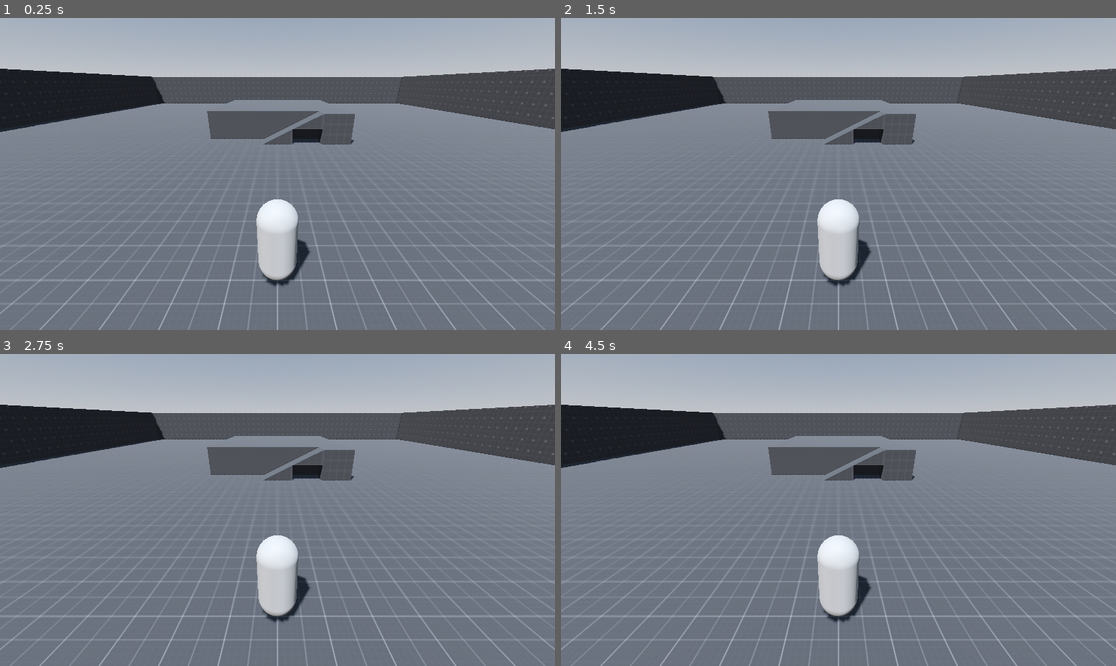
Above: before the commit, frames 1-4 (two rows, left to right).
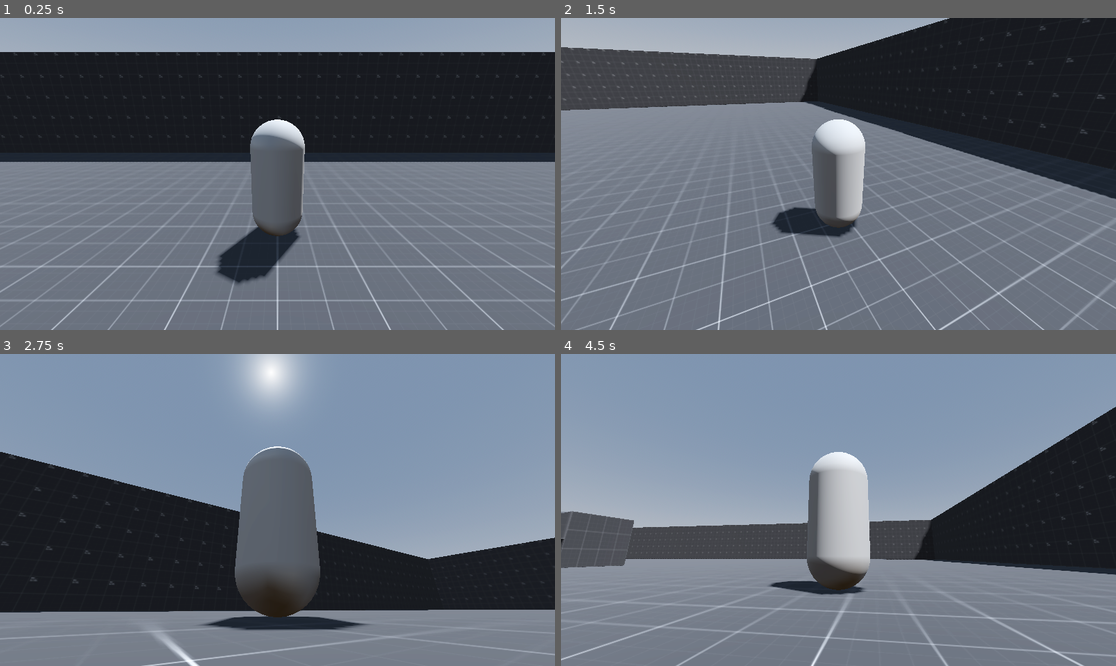
Above: after the commit, the same moments.

Repository: Zokerus/Tamera-Prototype
Game: Godot game, scene res://main.tscn
Same seed, same stepped clock (60 frames per second), same inputs: the game is played once before the commit and once after it.
Inputs (mouse positions are in pixels of both pictures, inside the frame that each line leads up to):
- Up to frame 1 (0.25 s): no input
- Up to frame 2 (1.5 s): tap Enter at 0.5 s; move the mouse to (960, 158) at 0.52 s; tap Space at 1.25 s; move the mouse to (727, 189) at 1.27 s
- Up to frame 3 (2.75 s): tap Enter at 2 s; move the mouse to (333, 441) at 2.02 s
- Up to frame 4 (4.5 s): tap Space at 2.75, 4.25 s; move the mouse to (810, 572) at 2.77 s; tap Enter at 3.5 s; move the mouse to (1005, 556) at 3.52 s; move the mouse to (672, 463) at 4.27 s

The runs differ from the first frame. In frame 1, 38% of the frame differs, in the area x 0-100%, y 10-100%; in frame 2, 39%; in frame 3, 81%, in the area x 0-100%, y 0-100%; in frame 4, 74%.

Commit message:
add camera script
- due to a bug in the godot engine. SpringArm3D is a custom tool

Diff:
--- /dev/null
+++ b/Character/Camera/camera_controller.gd
@@ -0,0 +1,23 @@
+extends Node3D
+class_name CameraController
+
+@onready var spring_arm_3d: SpringArm = $SpringArm3D
+
+@export var h_Sensetivity: float = 0.005
+@export var v_Sensetivity: float = 0.005
+@export var Invert_YAxis: bool = false
+
+# Called when the node enters the scene tree for the first time.
+func _ready() -> void:
+	pass # Replace with function body.
+
+# Called every frame. 'delta' is the elapsed time since the previous frame.
+func _process(delta: float) -> void:
+	pass
+
+func _unhandled_input(event: InputEvent) -> void:
+	if event is InputEventMouseMotion:
+		#var mouseMotion: InputEventMouseMotion = event
+		self.rotate_y(-event.relative.x * h_Sensetivity) #turn horizontally around the player
+		spring_arm_3d.rotate_x(-event.relative.y * v_Sensetivity) #turn vertically around the player
+		spring_arm_3d.rotation.x = clampf(spring_arm_3d.rotation.x, -PI*0.25, PI*0.25)
--- a/Character/Camera/camera_controller.tscn
+++ b/Character/Camera/camera_controller.tscn
@@ -1,8 +1,14 @@
-[gd_scene format=3 uid="uid://4nfhnsh216u2"]
+[gd_scene load_steps=3 format=3 uid="uid://4nfhnsh216u2"]
+
+[ext_resource type="Script" path="res://Character/Camera/camera_controller.gd" id="1_iaytv"]
+[ext_resource type="Script" path="res://Character/Camera/spring_arm_3d.gd" id="1_ta650"]
 
 [node name="CameraController" type="Node3D"]
+script = ExtResource("1_iaytv")
 
 [node name="SpringArm3D" type="Node3D" parent="."]
+transform = Transform3D(1, 0, 0, 0, 1, 0, 0, 0, 1, 0, 1.8, 0)
+script = ExtResource("1_ta650")
 
 [node name="RayCast3D" type="RayCast3D" parent="SpringArm3D"]
 target_position = Vector3(0, 0, 3.5)
--- /dev/null
+++ b/Character/Camera/spring_arm_3d.gd
@@ -0,0 +1,17 @@
+extends Node3D
+class_name SpringArm
+
+@onready var ray_cast_3d: RayCast3D = $RayCast3D
+@onready var camera_3d: Camera3D = $Camera3D
+
+# Called when the node enters the scene tree for the first time.
+func _ready() -> void:
+	pass # Replace with function body.
+
+
+# Called every frame. 'delta' is the elapsed time since the previous frame.
+func _process(delta: float) -> void:
+	if ray_cast_3d.is_colliding():
+		camera_3d.position.z = minf(ray_cast_3d.global_position.distance_to(ray_cast_3d.get_collision_point()) - 0.1, 3.0)
+	else:
+		camera_3d.position.z = 3
--- a/Character/Player/player.tscn
+++ b/Character/Player/player.tscn
@@ -9,6 +9,8 @@
 height = 1.8
 
 [node name="Player" type="CharacterBody3D"]
+collision_layer = 4
+collision_mask = 11
 
 [node name="MeshInstance3D" type="MeshInstance3D" parent="."]
 transform = Transform3D(1, 0, 0, 0, 1, 0, 0, 0, 1, 0, 0.9, 0)
--- a/main.tscn
+++ b/main.tscn
@@ -1,7 +1,8 @@
-[gd_scene load_steps=3 format=3 uid="uid://dhm0d6eaxflxu"]
+[gd_scene load_steps=4 format=3 uid="uid://dhm0d6eaxflxu"]
 
 [ext_resource type="PackedScene" uid="uid://cosl2a43d1r4l" path="res://World/Test/test_world.tscn" id="1_41u7l"]
 [ext_resource type="PackedScene" uid="uid://cilxb6fmta7wx" path="res://Character/Player/player.tscn" id="2_id4tg"]
+[ext_resource type="PackedScene" uid="uid://4nfhnsh216u2" path="res://Character/Camera/camera_controller.tscn" id="3_gou1f"]
 
 [node name="Main" type="Node3D"]
 
@@ -10,5 +11,4 @@
 [node name="Player" parent="." instance=ExtResource("2_id4tg")]
 transform = Transform3D(1, 0, 0, 0, 1, 0, 0, 0, 1, 0, 0, -16.8153)
 
-[node name="Camera3D" type="Camera3D" parent="."]
-transform = Transform3D(-1, 0, 8.74228e-08, 3.55762e-08, 0.913453, 0.406944, -7.98566e-08, 0.406944, -0.913453, 0, 3.78639, -20)
+[node name="CameraController" parent="Player" instance=ExtResource("3_gou1f")]
